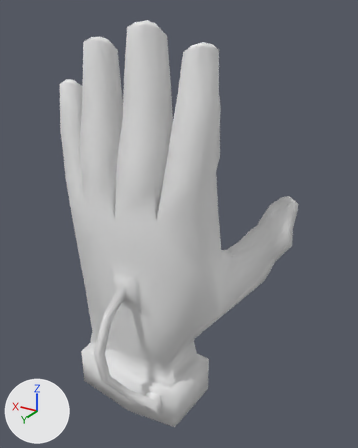
The FBX model EgoFractum/Assets/Models/hand_L_fixed.fbx as it was, and as the next commit left it.
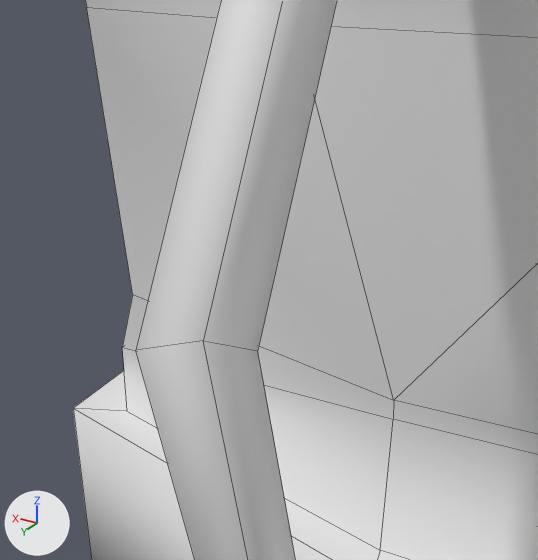
Old and new are each drawn whole from a camera (50 mm lens) standing at (-0.1978, 0.2919, 0.2653) and looking at (-0.021, -0.0029, 0.118) and again close up from a camera (50 mm lens) standing at (-0.0237, 0.1048, 0.0611) and looking at (0.0159, 0.0387, 0.028). Arrows for +X, +Y and +Z are at lower left; the lights stay in place. The last two pictures show the newer version. The close-ups show mesh edges as thin lines.

Names of what the first close-up shows: 'HandModel'.
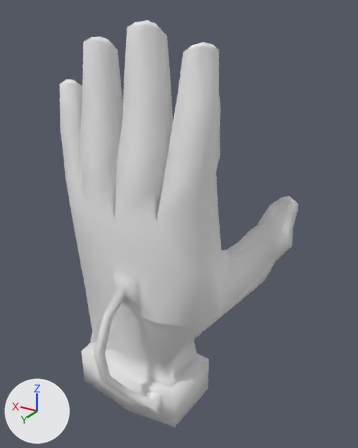
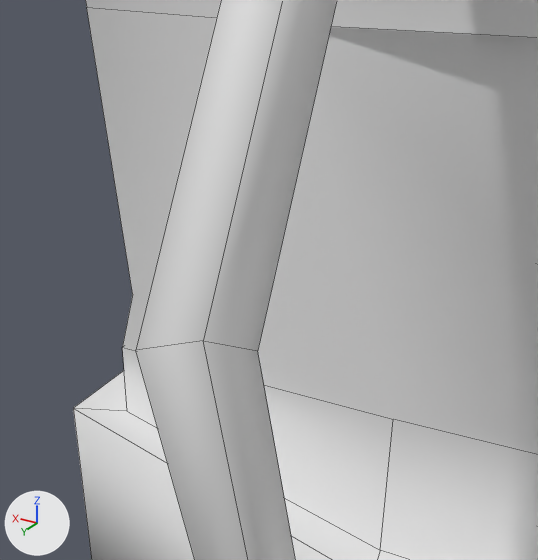
The change in detail:
me_ps3_low_cube_002 is used by ob_handmodel; location (0.0, 0.0, 0.0).
Verts and faces of me_ps3_low_cube_002; kept vertices keep their numbers, new ones are numbered from 282.
Before the commit, vertices of me_ps3_low_cube_002: 2 (-0.032, 0.033, 0.016), 6 (0.045, 0.029, 0.016) at pixel (132, 294), 12 (0.001, 0.036, 0.016) at pixel (393, 400), 25 (0.054, 0.024, 0.055) at pixel (86, 7), 26 (-0.052, 0.029, 0.055).
Before the commit, vertices of me_ps3_low_cube_002: 200 (0.051, 0.026, 0.004) at pixel (122, 347), 202 (-0.031, 0.032, 0.013), 203 (0.001, 0.035, 0.013) at pixel (393, 419), 242 (0.015, 0.035, 0.055), 243 (-0.025, 0.038, 0.055).
me_ps3_low_cube_002 had 282 vertices, 303 faces and spanned x -0.097..0.075, y -0.061..0.074, z -0.037..0.26.
me_ps3_low_cube_002 now has 281 vertices, 299 faces and spans x -0.097..0.075, y -0.061..0.074, z -0.037..0.26.
Part 1, on me_ps3_low_cube_002:
Vertices deleted: 12 (with the faces that use them).
New faces: (2, 26, 243, 242, 25, 6, 200, 203, 202).

Boxes [x1, y1, x2, y2] around the edits, measured in the close-ups (538 x 560 px):
part 1 of me_ps3_low_cube_002, cut back
    both: [87, 7, 538, 454]
